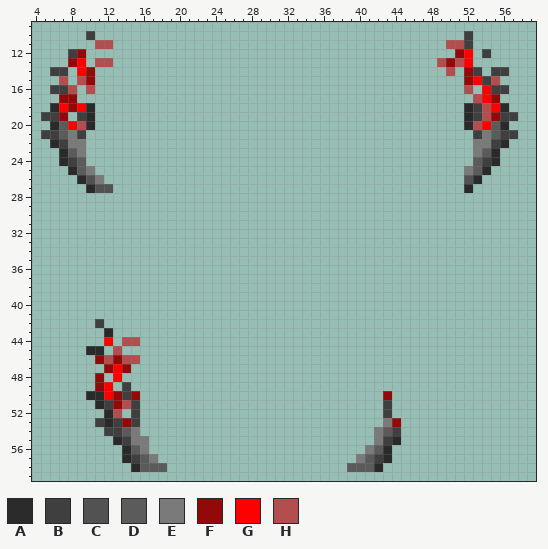
Two versions of one pixel-art sprite, Resources/Textures/Objects/Fun/Foam/foam_blade.rsi/inhand-right.png. The first picture shows the starting point.
The file is 64x64 pixels. Shown: x 4..59, y 9..59.
Palette (. is transparent): A #2a2a2a  B #3f3f3f  C #525252  D #5b5b5b  E #7a7a7a  F #930909  G #ff0000  H #b24e4e
Once edited:
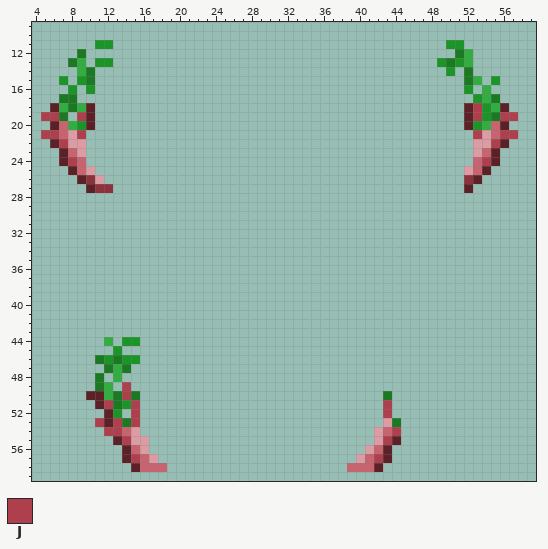
Colours new in this view: J #ae3f4c
Changes in this commit:
@@ palette @@
-A #2a2a2a
+A #5b2127
-C #525252
+C #8b323d
-D #5b5b5b
+D #c7646f
-E #7a7a7a
+E #db9ca3
-F #930909
+F #1b7924
-G #ff0000
+G #33ad42
-H #b24e4e
+H #1c9528
@@ x 4..59 @@
  9 ........................................................
-10 ......B.........................................B.......
-11 .......HH.....................................HHB.......
-12 ....BF.........................................FG.B.....
+10 ........................................................
+11 .......HH.....................................HH........
+12 .....F.........................................FG.......
 13 ....FG.HH....................................HFHG.......
-14 ..BB.GF.......................................H.FB.BB...
-15 ...H.HF.........................................FGBH....
-16 ..BBH.H.........................................H.GBB...
+14 .....GF.......................................H.F.......
+15 ...H.HF.........................................FG.H....
+16 ....H.H.........................................H.G.....
 17 ...FF............................................HGF....
-18 ..AGFGA.........................................ABHGA...
-19 .BBF.BA.........................................ABHFBB..
+18 ..AGFGA.........................................AJHGA...
+19 .JJF.JA.........................................AJHFJJ..
 20 ..ADGHA.........................................AHGDA...
-21 .BBDEB...........................................BEDBB..
-22 ..ABEE...........................................EEBA...
+21 .JJDEJ...........................................JEDJJ..
+22 ..AJEE...........................................EEJA...
 23 ...ADE...........................................EDA....
-24 ...ABD...........................................DBA....
+24 ...AJD...........................................DJA....
 25 ....ADE.........................................EDA.....
@@ x 8..14 @@
 41 .......
-42 ...B...
-43 ....A..
+42 .......
+43 .......
 44 ....G.H
-45 ..AA.H.
+45 .....H.
 46 ...FHFH
@@ x 9..46 @@
 48 ..F.G.................................
-49 ..FG.B................................
-50 .AAGFBF...........................F...
-51 ..ABFHB...........................B...
-52 ...AH.B...........................B...
-53 ..BABFB...........................EF..
-54 ...BBDE..........................EDB..
-55 ....ABEE.........................EBA..
+49 ..FG.J................................
+50 .AAGFJF...........................F...
+51 ..AJFHJ...........................J...
+52 ...AH.J...........................J...
+53 ..JAJFJ...........................EF..
+54 ...JJDE..........................EDJ..
+55 ....AJEE.........................EJA..
 56 .....ADE........................EDA...
-57 .....ABDE......................EDBA...
+57 .....AJDE......................EDJA...
 58 ......ADDD....................DDDA....
Changed places in both pictures, as pixel boxes (x1, y1, x2, y2):
changed: (41, 31, 113, 193)
changed: (437, 31, 518, 193)
changed: (86, 319, 167, 472)
changed: (347, 391, 401, 472)
